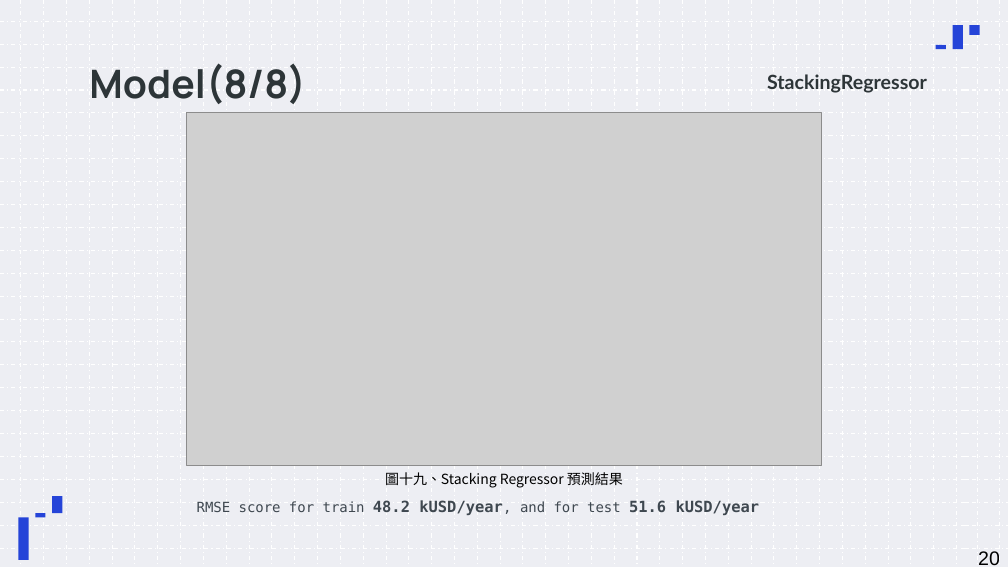
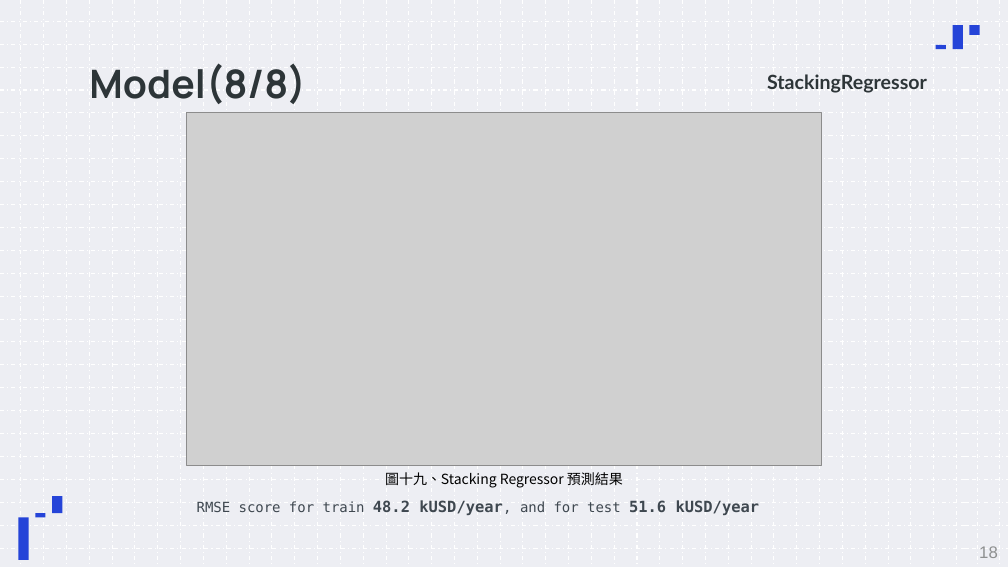
Before and after one commit to MRAmateurH/kaggle, a slide deck: slide 19 of data-engineer-salary-in-2024/data engineer salary in 2024 v2.pptx (slide 20 before the commit). Drawn at 1008x567 pixels with LibreOffice and Linux fonts; fonts in the diff are those of the drawing; grey boxes stand for pictures. Boxes give left, top, right and bottom in pixels: in the first picture for what was removed or moved away, otherwise in the second. Text is boxed around its words. In the diff, an @@ line names an element or a change of style, - is before the commit and + after.

Commit message:
Modified: ppt

```diff
--- a/data-engineer-salary-in-2024/data engineer salary in 2024 v2.pptx
+++ b/data-engineer-salary-in-2024/data engineer salary in 2024 v2.pptx
@@ page number removed at (978,551,1000,566) @@
-20
@@ page number added at (979,546,998,558), 12 pt, text #8F9091 @@
+18
```
Also in this commit, not shown: 24 other slides changed.
